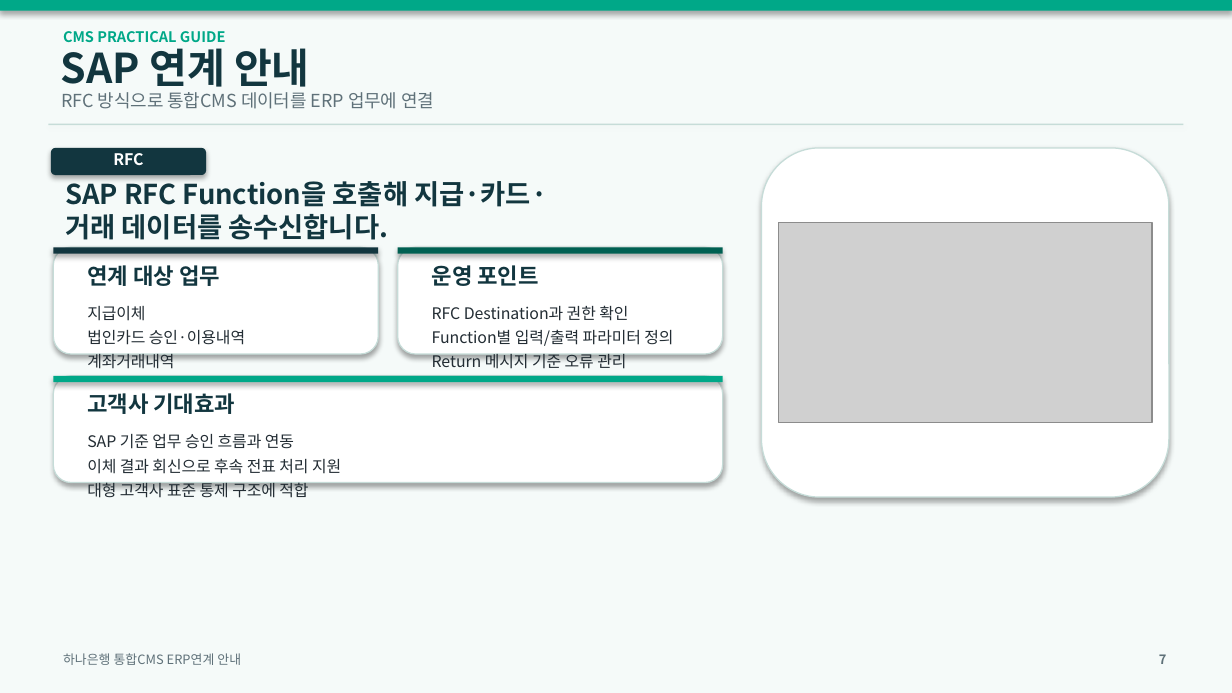
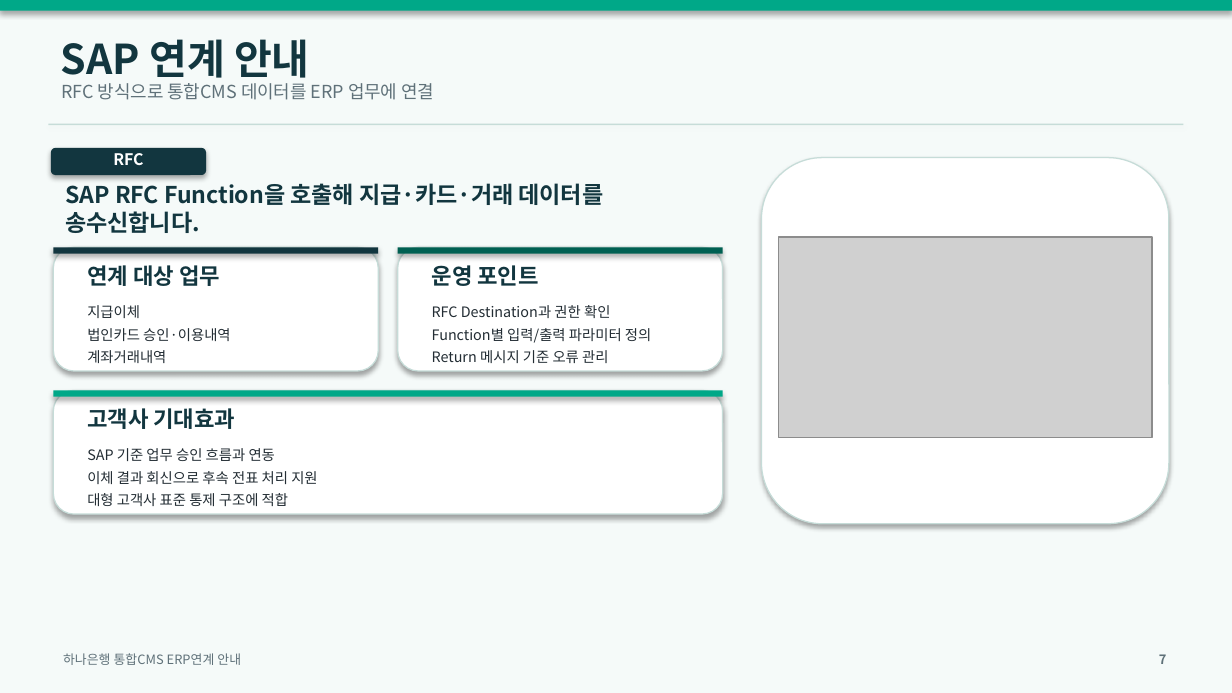
Before and after one commit to preciselee84-oss/LMB-C-S-PMS, a slide deck: slide 7 of docs/통합CMS_ERP연계_고객사_안내자료.pptx. Drawn at 1232x693 pixels with LibreOffice and Linux fonts; fonts in the diff are those of the drawing; grey boxes stand for pictures. Boxes give left, top, right and bottom in pixels: in the first picture for what was removed or moved away, otherwise in the second. Text is boxed around its words. In the diff, an @@ line names an element or a change of style, - is before the commit and + after.

Commit message:
ERP연계 고객 안내자료 표지 문구 정리

```diff
--- a/docs/통합CMS_ERP연계_고객사_안내자료.pptx
+++ b/docs/통합CMS_ERP연계_고객사_안내자료.pptx
@@ text "SAP 연계 안내" rewrapped from <box>61,41,310,94</box> to <box>61,39,310,84</box> @@
@@ text removed at <box>63,31,226,42</box> @@
-CMS PRACTICAL GUIDE
@@ text "RFC 방식으로 통합CMS 데이터를 ERP ...": place and size @@
-text "RFC 방식으로 통합CMS 데이터를 ERP ..." at <box>62,92,434,109</box>
+text "RFC 방식으로 통합CMS 데이터를 ERP ..." at <box>62,83,434,100</box>
@@ rounded rectangle: place and size @@
-rounded rectangle at <box>761,148,1169,496</box>
+rounded rectangle at <box>761,158,1169,524</box>
@@ text "SAP RFC Function을 호출해 지급·카드·거래 ..." at <box>65,183,604,233</box>: size 16 to 13.5 pt @@
@@ rounded rectangle: place and size @@
-rounded rectangle at <box>53,248,378,355</box>
+rounded rectangle at <box>53,248,378,371</box>
@@ rounded rectangle: place and size @@
-rounded rectangle at <box>398,248,723,355</box>
+rounded rectangle at <box>398,248,723,371</box>
@@ 1 picture, 1 text, 1 rectangle: place and size @@
-1 picture, 1 text, 1 rectangle at <box>53,223,1152,424</box>
+1 picture, 1 text, 1 rectangle at <box>53,237,1152,437</box>
@@ rounded rectangle: place and size @@
-rounded rectangle at <box>53,376,722,483</box>
+rounded rectangle at <box>53,391,722,514</box>
@@ size 9.3 to 8.4 pt in 3 elements at <box>87,305,230,363</box>, <box>432,305,651,363</box>, <box>87,448,317,506</box> @@
@@ text "SAP 기준 업무 승인 흐름과 ...": place and size @@
-text "SAP 기준 업무 승인 흐름과 ..." at <box>87,434,341,497</box>
+text "SAP 기준 업무 승인 흐름과 ..." at <box>87,448,317,506</box>
```
Also in this commit, not shown: 9 other slides changed, 1 other file.
